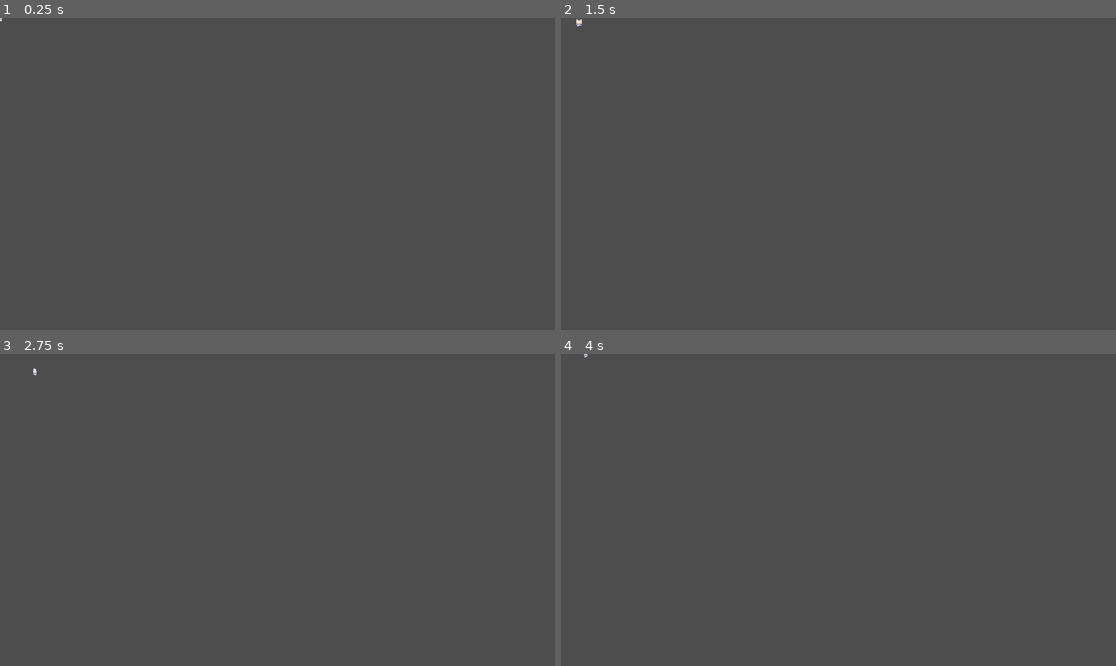
Above: before the commit, frames 1-4 (two rows, left to right).
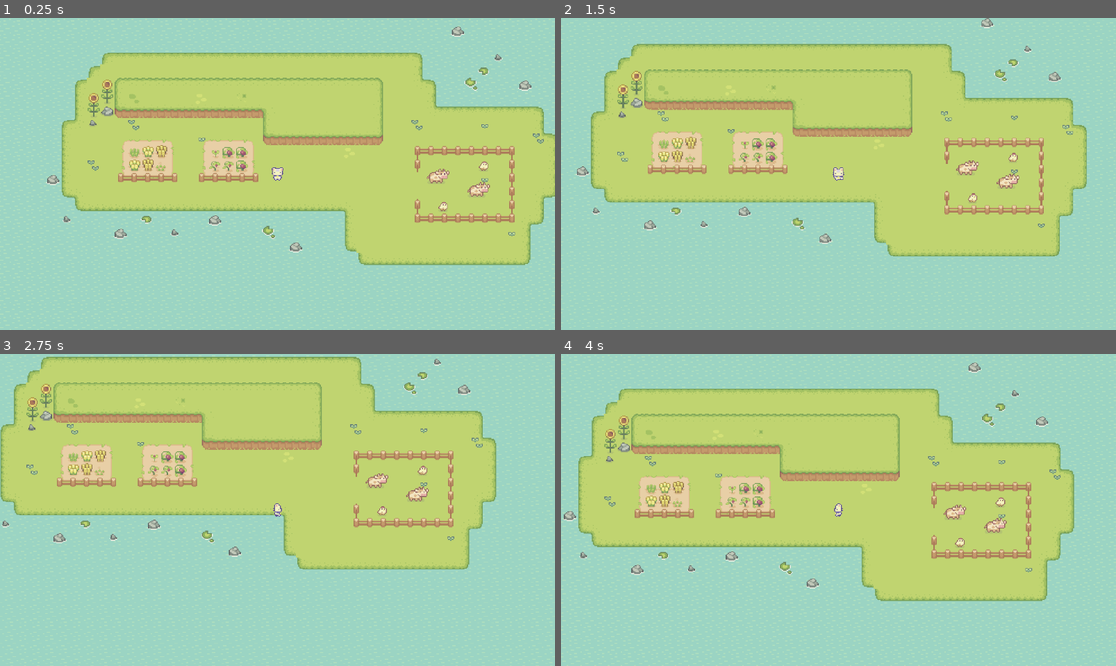
Above: after the commit, the same moments.

Repository: kormitw/30.14-TileBasedMovement
Game: Godot game, scene res://map.tscn
Two runs of this game, one before a commit and one after it. Both use one fixed random seed, a clock stepped at 60 frames per second and the inputs below. Before the commit the project starts from res://player.tscn.
Inputs:
- Up to frame 1 (0.25 s): no input
- Up to frame 2 (1.5 s): tap Enter at 0.5 s; hold D (right) 0.53-1.28 s; hold S (down) from 1.28 s (still down)
- Up to frame 3 (2.75 s): release S (down) at 2.03 s; hold D (right) from 2.03 s (still down)
- Up to frame 4 (4 s): release D (right) at 2.78 s; hold W (up) 2.78-3.53 s; hold A (left) from 3.53 s (still down)

The runs differ from the first frame. In frame 1, 100% of the frame differs, in the area x 0-100%, y 0-100%; in frame 2, 100%; in frame 3, 100%; in frame 4, 100%.

Commit message:
Update: Integrated character into the new map

Diff:
--- a/map.tscn
+++ b/map.tscn
@@ -13,6 +13,7 @@
 [ext_resource type="Texture2D" uid="uid://k3fd4gavqic4" path="res://Sprout Lands - Sprites - Basic pack/Objects/Basic Grass Biom things 1.png" id="11_4sf5t"]
 [ext_resource type="Texture2D" uid="uid://bx3rma25n8o3j" path="res://Sprout Lands - Sprites - Basic pack/Characters/Free Cow Sprites.png" id="12_3mr0t"]
 [ext_resource type="Texture2D" uid="uid://8shh8qvxx3ep" path="res://Sprout Lands - Sprites - Basic pack/Characters/Free Chicken Sprites.png" id="13_6sq2s"]
+[ext_resource type="PackedScene" uid="uid://rj2rd3ldyb5a" path="res://player.tscn" id="14_ooc2g"]
 
 [sub_resource type="TileSetAtlasSource" id="TileSetAtlasSource_4v3wx"]
 texture = ExtResource("1_6qsgm")
@@ -851,32 +852,41 @@
 sources/0 = SubResource("TileSetAtlasSource_hltbc")
 sources/1 = SubResource("TileSetAtlasSource_y0s0d")
 
-[node name="Map" type="Node2D"]
-
-[node name="Water" type="TileMapLayer" parent="."]
+[node name="Map" type="Node2D" unique_id=323925720]
+
+[node name="Water" type="TileMapLayer" parent="." unique_id=1832884118]
 tile_map_data = PackedByteArray("AAAOAAsAAAACAAAAAAAOAAwAAAACAAAAAAAOAA0AAAACAAAAAAAOAA4AAAACAAAAAAAOAA8AAAACAAAAAAAOAB …(49456 unchanged characters)…
 tile_set = SubResource("TileSet_y1wlr")
 
-[node name="Ground" type="TileMapLayer" parent="."]
+[node name="Ground" type="TileMapLayer" parent="." unique_id=1500557244]
 tile_map_data = PackedByteArray("AAAkABUAAAABAAEAAAAkABQAAAABAAEAAAAkABMAAAABAAEAAAAkABIAAAABAAEAAAAkABEAAAABAAEAAAAkAB …(7120 unchanged characters)…
 tile_set = SubResource("TileSet_qw8h8")
 
-[node name="Hills" type="TileMapLayer" parent="."]
+[node name="Hills" type="TileMapLayer" parent="." unique_id=1492324676]
 tile_map_data = PackedByteArray("AAANAAwAAAAAAAAAAAANAA0AAAAAAAEAAAANAA4AAAAAAAIAAAAOAAwAAAABAAAAAAAOAA0AAAADAAUAAAAOAA …(1168 unchanged characters)…
 tile_set = SubResource("TileSet_yy28u")
 
-[node name="Farmlands" type="TileMapLayer" parent="."]
+[node name="Farmlands" type="TileMapLayer" parent="." unique_id=1341277123]
 tile_map_data = PackedByteArray("AAAPABEAAgACAAYAAAAPABIAAAABAAEAAAAQABEAAAACAAAAAAAQABIAAgABAAUAAAAUABEAAAAAAAAAAAAUAB …(560 unchanged characters)…
 tile_set = SubResource("TileSet_vbtoe")
 
-[node name="Objects" type="TileMapLayer" parent="."]
+[node name="Objects" type="TileMapLayer" parent="." unique_id=800252746]
 tile_map_data = PackedByteArray("AAANABMAAAABAAMAAAAXABMAAAADAAMAAAARABMAAAADAAMAAAAOABMAAAACAAMAAAAPABMAAAACAAMAAAAQAB …(928 unchanged characters)…
 tile_set = SubResource("TileSet_1xagg")
 
-[node name="GroundDetail" type="TileMapLayer" parent="."]
+[node name="GroundDetail" type="TileMapLayer" parent="." unique_id=855471550]
 tile_map_data = PackedByteArray("AAALABIAAAAGAAEAAAAOAA8AAAAGAAEAAAAjAA8AAAAGAAEAAAAsABAAAAAGAAEAAAATABAAAAAFAAEAAAAoABMAAAAFAAEAAAAoAA8AAAAFAAEAAAAqABcAAAAFAAEAAAA=")
 tile_set = SubResource("TileSet_028i1")
 
-[node name="Animals" type="TileMapLayer" parent="."]
+[node name="Animals" type="TileMapLayer" parent="." unique_id=469044078]
 tile_map_data = PackedByteArray("AAAkABIAAAAAAAAAAAAkABMAAAAAAAEAAAAlABIAAAABAAAAAAAlABMAAAABAAEAAAAnABMAAAAAAAAAAAAnABQAAAAAAAEAAAAoABMAAAABAAAAAAAoABQAAAABAAEAAAAlABUAAQAAAAAAAAAoABIAAQAAAAAAAAA=")
 tile_set = SubResource("TileSet_iwan2")
+
+[node name="CharacterBody2D" parent="." unique_id=787480264 instance=ExtResource("14_ooc2g")]
+position = Vector2(402, 306)
+
+[node name="Camera2D" type="Camera2D" parent="CharacterBody2D" unique_id=268830925]
+zoom = Vector2(1.75, 1.75)
+
+[node name="RemoteTransform2D" type="RemoteTransform2D" parent="CharacterBody2D" unique_id=1508257789]
+remote_path = NodePath("../Camera2D")
--- a/player.tscn
+++ b/player.tscn
@@ -36,6 +36,42 @@
 "values": [Vector2i(0, 0), Vector2i(1, 0)]
 }
 
+[sub_resource type="Animation" id="Animation_hqtel"]
+resource_name = "idle_left"
+length = 0.3
+loop_mode = 1
+step = 0.1
+tracks/0/type = "value"
+tracks/0/imported = false
+tracks/0/enabled = true
+tracks/0/path = NodePath("MainCharacterSprite2D:frame_coords")
+tracks/0/interp = 1
+tracks/0/loop_wrap = true
+tracks/0/keys = {
+"times": PackedFloat32Array(0, 0.2),
+"transitions": PackedFloat32Array(1, 1),
+"update": 1,
+"values": [Vector2i(0, 2), Vector2i(1, 2)]
+}
+
+[sub_resource type="Animation" id="Animation_sweqy"]
+resource_name = "idle_right"
+length = 0.3
+loop_mode = 1
+step = 0.1
+tracks/0/type = "value"
+tracks/0/imported = false
+tracks/0/enabled = true
+tracks/0/path = NodePath("MainCharacterSprite2D:frame_coords")
+tracks/0/interp = 1
+tracks/0/loop_wrap = true
+tracks/0/keys = {
+"times": PackedFloat32Array(0, 0.2),
+"transitions": PackedFloat32Array(1, 1),
+"update": 1,
+"values": [Vector2i(0, 3), Vector2i(1, 3)]
+}
+
 [sub_resource type="Animation" id="Animation_onrkg"]
 resource_name = "idle_up"
 length = 0.3
@@ -52,42 +88,6 @@
 "transitions": PackedFloat32Array(1, 1),
 "update": 1,
 "values": [Vector2i(0, 1), Vector2i(1, 1)]
-}
-
-[sub_resource type="Animation" id="Animation_hqtel"]
-resource_name = "idle_left"
-length = 0.3
-loop_mode = 1
-step = 0.1
-tracks/0/type = "value"
-tracks/0/imported = false
-tracks/0/enabled = true
-tracks/0/path = NodePath("MainCharacterSprite2D:frame_coords")
-tracks/0/interp = 1
-tracks/0/loop_wrap = true
-tracks/0/keys = {
-"times": PackedFloat32Array(0, 0.2),
-"transitions": PackedFloat32Array(1, 1),
-"update": 1,
-"values": [Vector2i(0, 2), Vector2i(1, 2)]
-}
-
-[sub_resource type="Animation" id="Animation_sweqy"]
-resource_name = "idle_right"
-length = 0.3
-loop_mode = 1
-step = 0.1
-tracks/0/type = "value"
-tracks/0/imported = false
-tracks/0/enabled = true
-tracks/0/path = NodePath("MainCharacterSprite2D:frame_coords")
-tracks/0/interp = 1
-tracks/0/loop_wrap = true
-tracks/0/keys = {
-"times": PackedFloat32Array(0, 0.2),
-"transitions": PackedFloat32Array(1, 1),
-"update": 1,
-"values": [Vector2i(0, 3), Vector2i(1, 3)]
 }
 
 [sub_resource type="Animation" id="Animation_2hs0m"]
@@ -230,26 +230,24 @@
 [sub_resource type="RectangleShape2D" id="RectangleShape2D_4flbx"]
 size = Vector2(8, 8)
 
-[node name="CharacterBody2D" type="CharacterBody2D" node_paths=PackedStringArray("animation_tree")]
+[node name="CharacterBody2D" type="CharacterBody2D" unique_id=787480264 node_paths=PackedStringArray("animation_tree")]
 script = ExtResource("1_onrkg")
 animation_tree = NodePath("AnimationTree")
 
-[node name="MainCharacterSprite2D" type="Sprite2D" parent="."]
+[node name="MainCharacterSprite2D" type="Sprite2D" parent="." unique_id=1450659879]
 texture = ExtResource("1_4flbx")
 hframes = 4
 vframes = 4
 frame = 12
 
-[node name="AnimationPlayer" type="AnimationPlayer" parent="."]
-libraries = {
-&"": SubResource("AnimationLibrary_hqtel")
-}
-
-[node name="AnimationTree" type="AnimationTree" parent="."]
+[node name="AnimationPlayer" type="AnimationPlayer" parent="." unique_id=1645332913]
+libraries/ = SubResource("AnimationLibrary_hqtel")
+
+[node name="AnimationTree" type="AnimationTree" parent="." unique_id=38763138]
 tree_root = SubResource("AnimationNodeStateMachine_4flbx")
 anim_player = NodePath("../AnimationPlayer")
 parameters/Idle/blend_position = Vector2(0.0010592937, 0.98523986)
 parameters/walk/blend_position = Vector2(0, 0)
 
-[node name="CollisionShape2D" type="CollisionShape2D" parent="."]
+[node name="CollisionShape2D" type="CollisionShape2D" parent="." unique_id=106742419]
 shape = SubResource("RectangleShape2D_4flbx")
--- a/project.godot
+++ b/project.godot
@@ -8,11 +8,15 @@
 
 config_version=5
 
+[animation]
+
+compatibility/default_parent_skeleton_in_mesh_instance_3d=true
+
 [application]
 
 config/name="TileBasedMovement"
-run/main_scene="uid://rj2rd3ldyb5a"
-config/features=PackedStringArray("4.5", "Forward Plus")
+run/main_scene="uid://dt28n8u4eab0f"
+config/features=PackedStringArray("4.6", "Forward Plus")
 config/icon="res://icon.svg"
 
 [input]
--- a/world.tscn
+++ b/world.tscn
@@ -1,19 +1,19 @@
-[gd_scene load_steps=3 format=3 uid="uid://bhnfd22clkcxs"]
+[gd_scene format=3 uid="uid://bhnfd22clkcxs"]
 
 [ext_resource type="PackedScene" uid="uid://rj2rd3ldyb5a" path="res://player.tscn" id="1_fj7yv"]
 [ext_resource type="Texture2D" uid="uid://c6gowkytnc5ex" path="res://Sprout Lands - Sprites - Basic pack/Tilesets/Bitmask references 1.png" id="1_tlwt5"]
 
-[node name="World" type="Node2D"]
+[node name="World" type="Node2D" unique_id=511925425]
 
-[node name="BitmaskReferences1" type="Sprite2D" parent="."]
+[node name="BitmaskReferences1" type="Sprite2D" parent="." unique_id=231683320]
 texture = ExtResource("1_tlwt5")
 
-[node name="CharacterBody2D" parent="." instance=ExtResource("1_fj7yv")]
+[node name="CharacterBody2D" parent="." unique_id=195693007 instance=ExtResource("1_fj7yv")]
 position = Vector2(87, -18)
 
-[node name="RemoteTransform2D" type="RemoteTransform2D" parent="CharacterBody2D"]
+[node name="RemoteTransform2D" type="RemoteTransform2D" parent="CharacterBody2D" unique_id=2097220741]
 remote_path = NodePath("../../Camera2D")
 
-[node name="Camera2D" type="Camera2D" parent="."]
+[node name="Camera2D" type="Camera2D" parent="." unique_id=1178044754]
 position = Vector2(87, -18)
 zoom = Vector2(3, 3)
Not shown: 1 places in map.tscn that only renumber resources
Not shown: 1 places in player.tscn that only renumber resources
